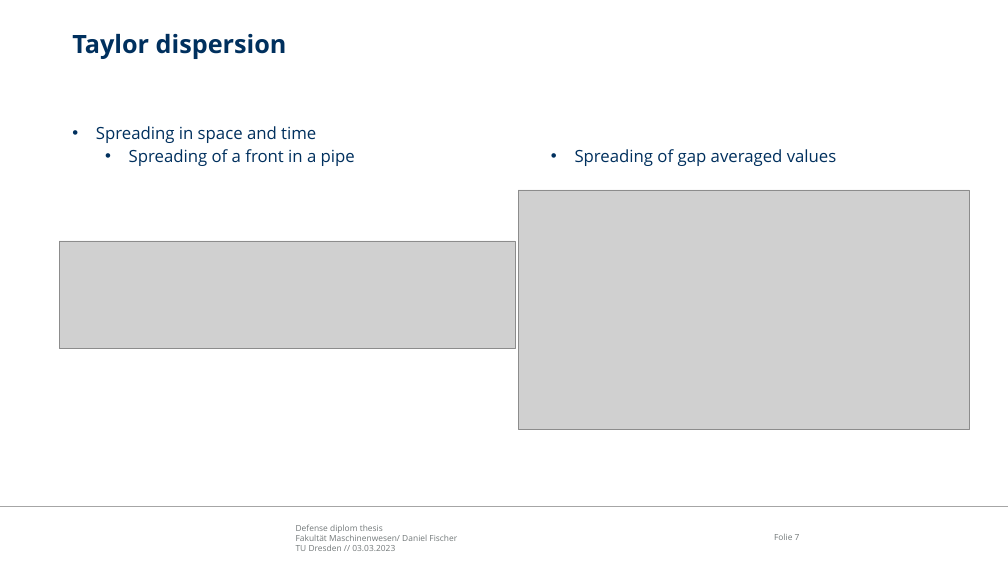
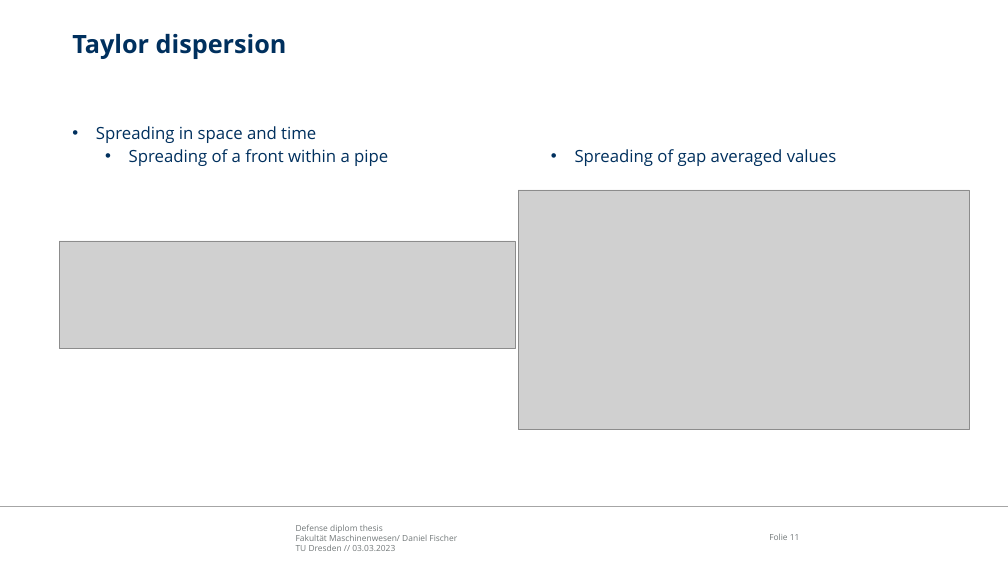
Before and after one commit to fischer-sw/thesis-diplom-daniel, a slide deck: slide 11 of Presentationen/Defense_presentation.pptx (slide 7 before the commit). Drawn at 1008x567 pixels with LibreOffice and Linux fonts; fonts in the diff are those of the drawing; grey boxes stand for pictures; background and template pictures are left out. Boxes give left, top, right and bottom in pixels: in the first picture for what was removed or moved away, otherwise in the second. Text is boxed around its words. In the diff, an @@ line names an element or a change of style, - is before the commit and + after.

```diff
--- a/Presentationen/Defense_presentation.pptx
+++ b/Presentationen/Defense_presentation.pptx
@@ text at box(129, 149, 388, 166): text changed @@
-  • Spreading of a front in a pipe
+  • Spreading of a front within a pipe
@@ page number at box(769, 534, 800, 540): text changed @@
-Folie 7
+Folie 11
```
Also in this commit, not shown: 10 slides added, 1 slide removed, 2 other files.
